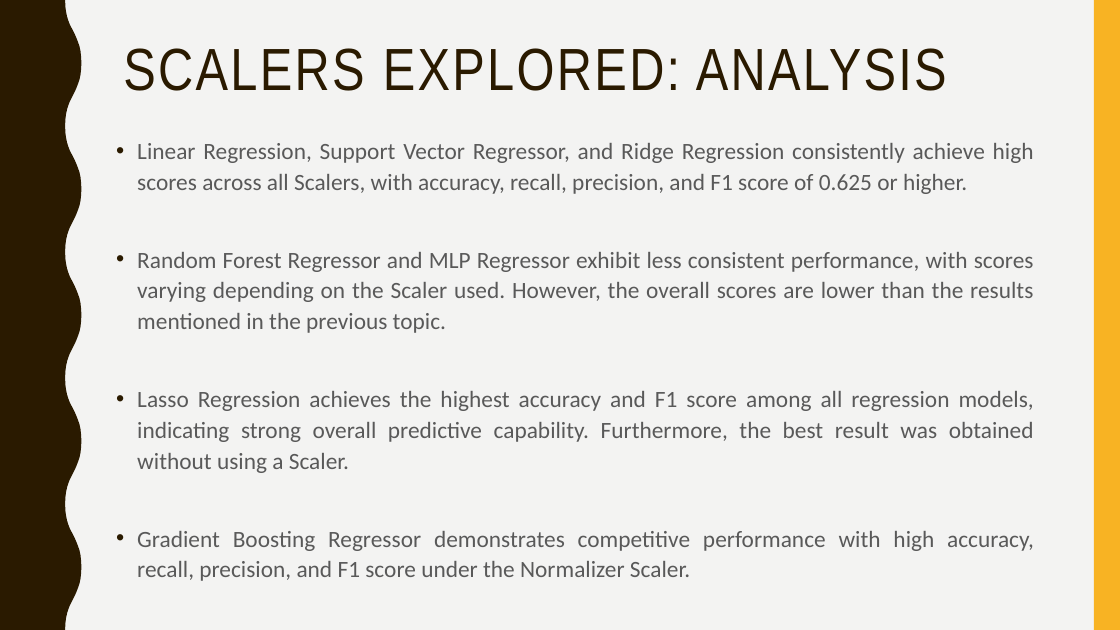
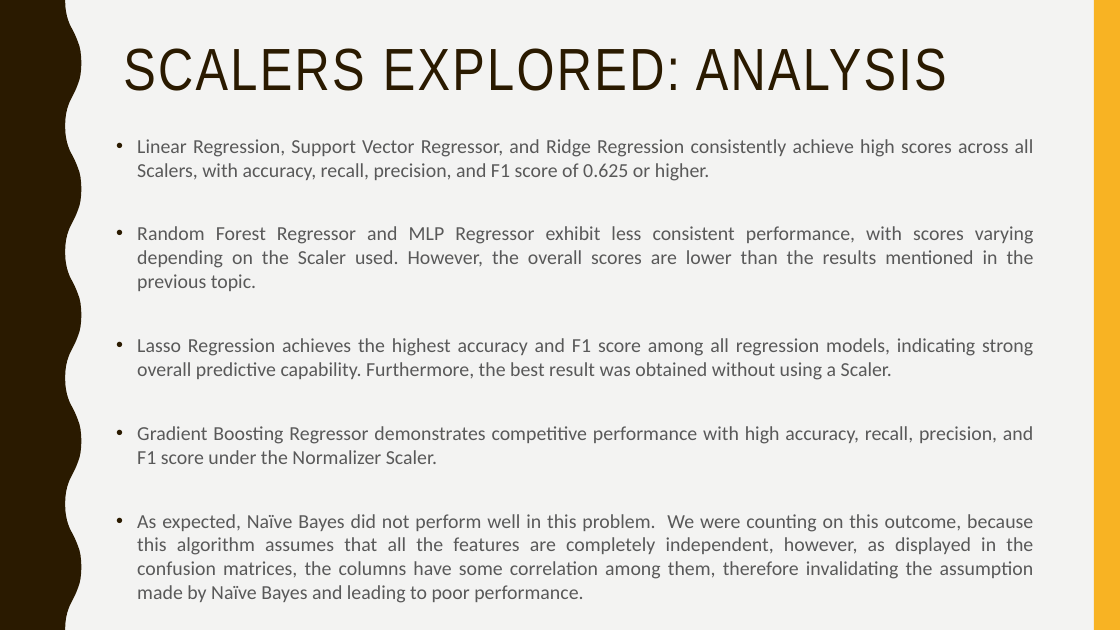
Before and after one commit to afs202005277/AC, a slide deck: slide 22 of ppt projeto.pptx. Drawn at 1120x630 pixels with LibreOffice and Linux fonts; fonts in the diff are those of the drawing. Boxes give left, top, right and bottom in pixels: in the first picture for what was removed or moved away, otherwise in the second. Text is boxed around its words. In the diff, an @@ line names an element or a change of style, - is before the commit and + after.

Commit message:
added naive bayes

```diff
--- a/ppt projeto.pptx
+++ b/ppt projeto.pptx
@@ text at box(137, 139, 1034, 464): size 20 to 17 pt in "Linear Regression, Support Vector Regressor, and Ridge ...", "Random Forest Regressor and MLP Regressor exhibit ...", "Lasso Regression achieves the highest accuracy and ...", "Gradient Boosting Regressor demonstrates competitive perform ..."; line spacing 1.1 to 1 @@
@@ text at box(137, 514, 1034, 603): paragraph added @@
+• As expected, Naïve Bayes did not perform well in this problem. We were counting on this outcome, because this algorithm assumes that all the features are completely independent, however, as displayed in the confusion matrices, the columns have some correlation among them, therefore invalidating the assumption made by Naïve Bayes and leading to poor performance.
```
